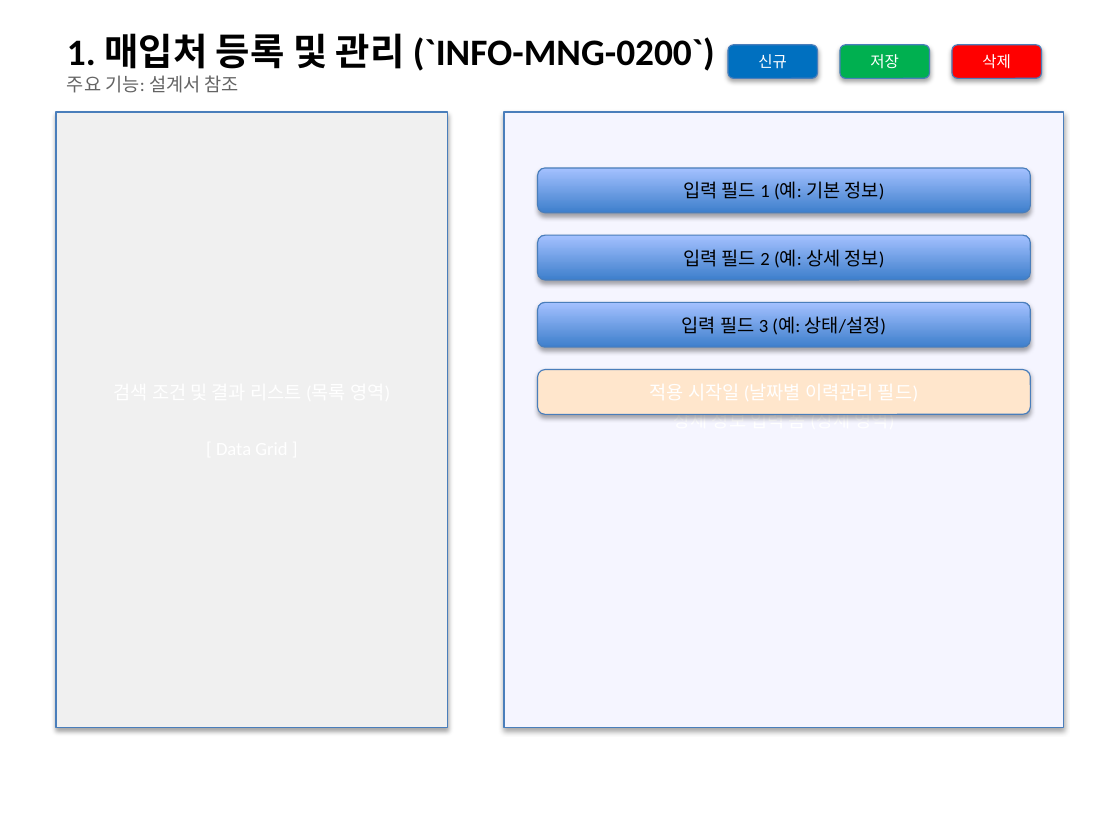
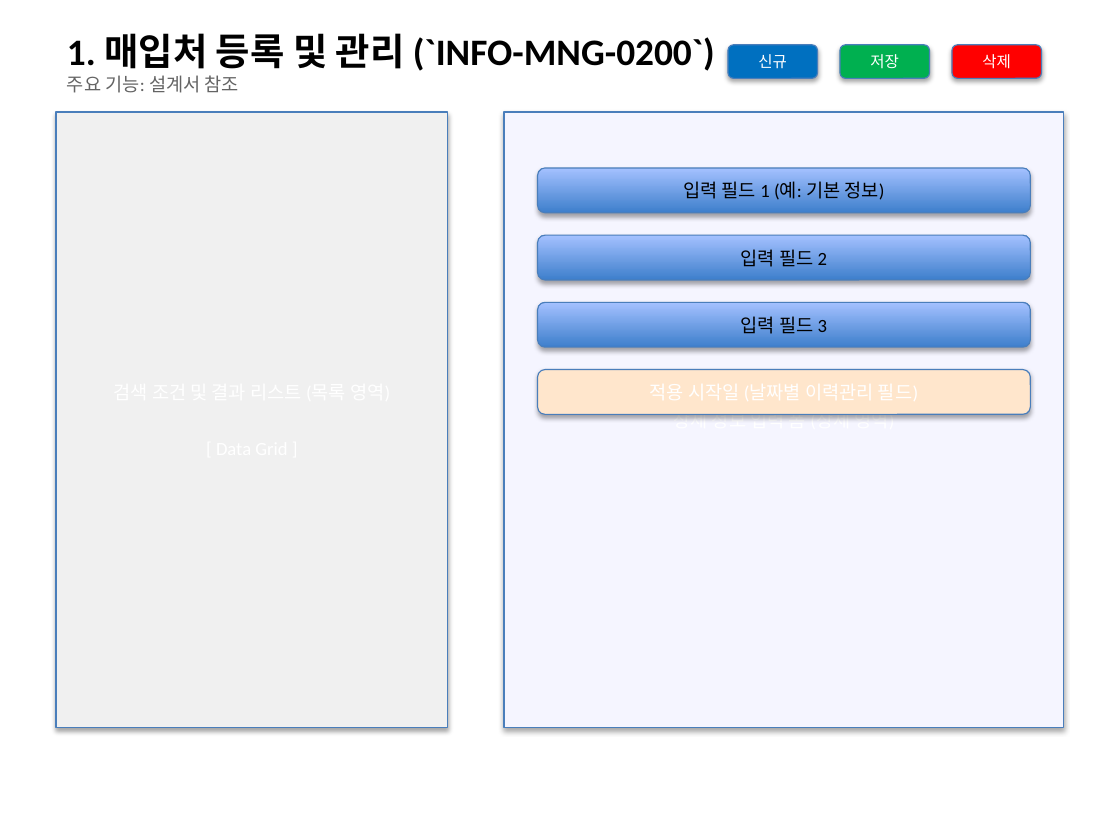
Before and after one commit to sooil-c/PSA-DOCS, a slide deck: slide 2 of 02_설계/화면정의서.pptx. Drawn at 1120x840 pixels with LibreOffice and Linux fonts; fonts in the diff are those of the drawing. Boxes give left, top, right and bottom in pixels: in the first picture for what was removed or moved away, otherwise in the second. Text is boxed around its words. In the diff, an @@ line names an element or a change of style, - is before the commit and + after.

```diff
--- a/02_설계/화면정의서.pptx
+++ b/02_설계/화면정의서.pptx
@@ text in rounded rectangle at (741, 245, 827, 267): text changed @@
-입력 필드 2 (예: 상세 정보)
+입력 필드 2
@@ text in rounded rectangle at (741, 313, 827, 334): text changed @@
-입력 필드 3 (예: 상태/설정)
+입력 필드 3
```
Also in this commit, not shown: 4 other slides changed, 3 slides added, 3 slides removed, 2 other files.
